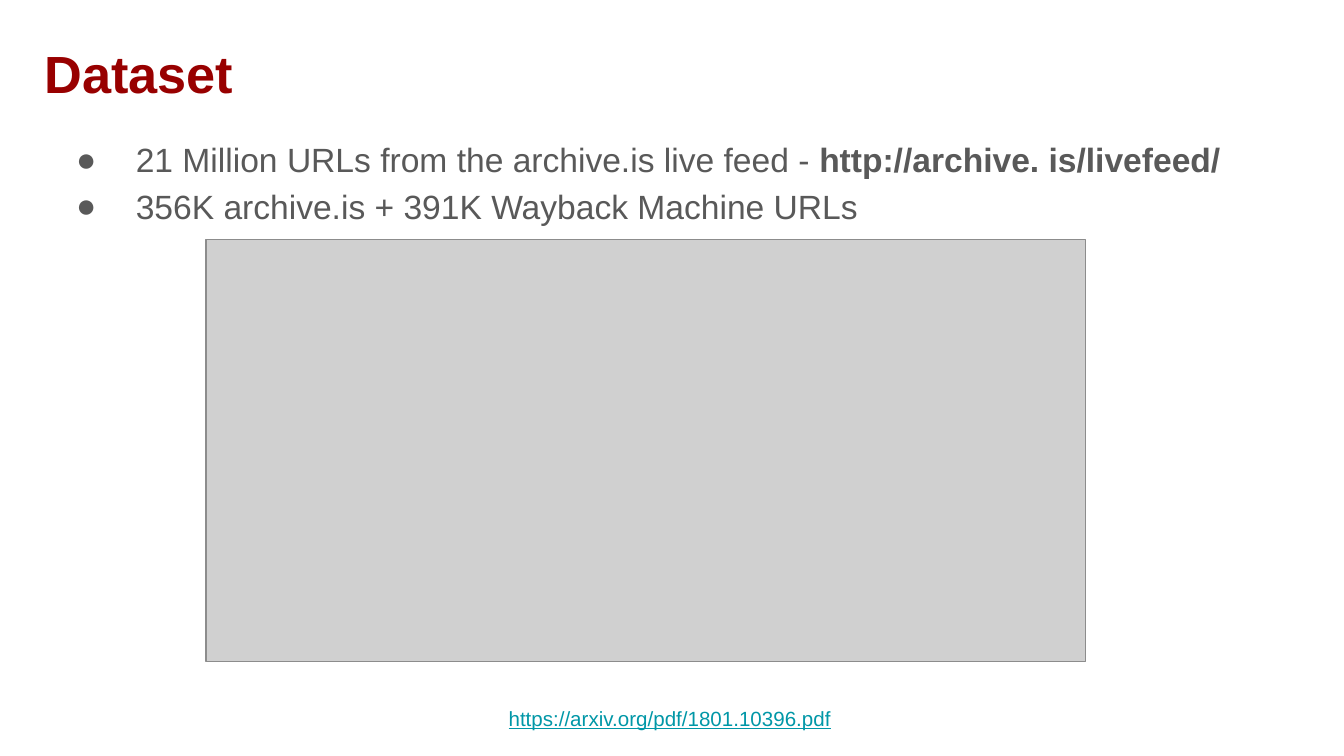
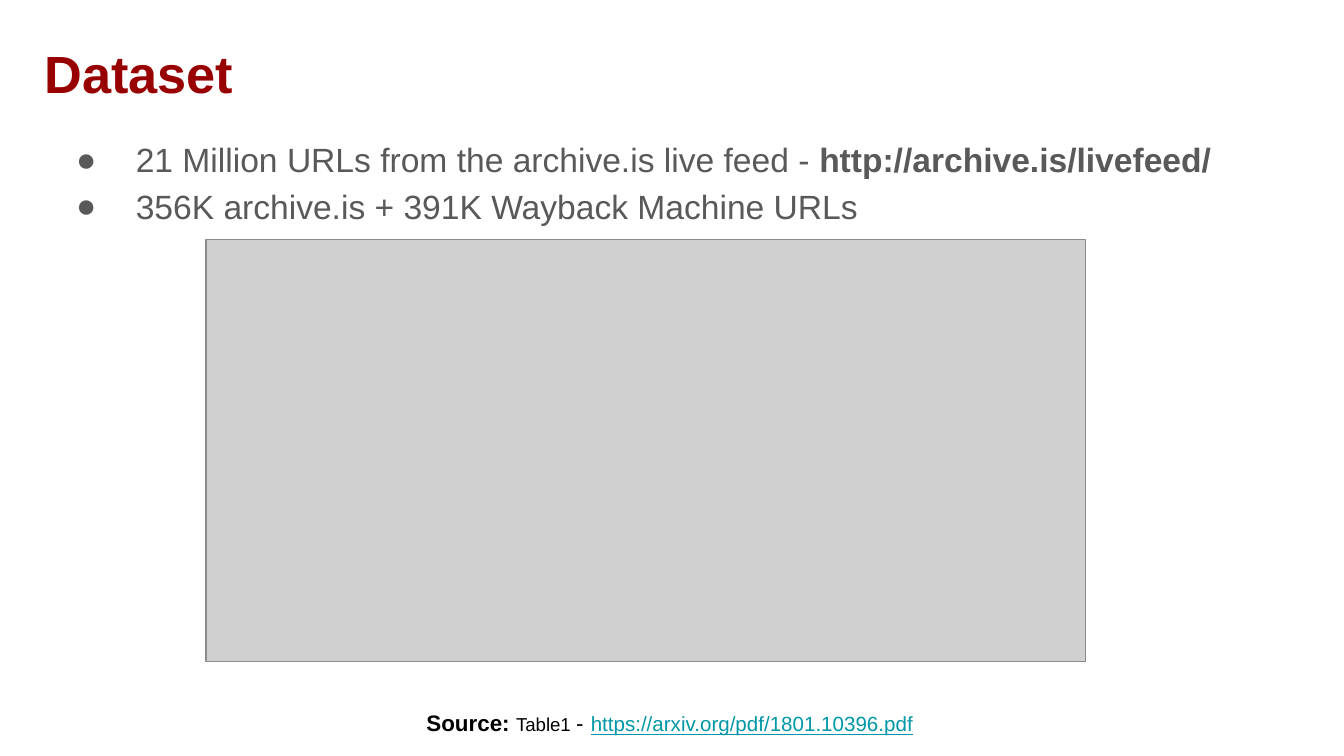
Before and after one commit to phonedude/cs895-s19, a slide deck: slide 6 of assignments/bikkasandra/week-17-presentation/UnderstandingWebArchivingServicesAndTheir(Mis)UseonSocialMedia.pptx. Drawn at 1344x756 pixels with LibreOffice and Linux fonts; fonts in the diff are those of the drawing; grey boxes stand for pictures. Boxes give left, top, right and bottom in pixels: in the first picture for what was removed or moved away, otherwise in the second. Text is boxed around its words. In the diff, an @@ line names an element or a change of style, - is before the commit and + after.

```diff
--- a/assignments/bikkasandra/week-17-presentation/UnderstandingWebArchivingServicesAndTheir(Mis)UseonSocialMedia.pptx
+++ b/assignments/bikkasandra/week-17-presentation/UnderstandingWebArchivingServicesAndTheir(Mis)UseonSocialMedia.pptx
@@ text at (136, 147, 1211, 178): spaces changed @@
-● 21 Million URLs from the archive.is live feed - http://archive. is/livefeed/
+● 21 Million URLs from the archive.is live feed - http://archive.is/livefeed/
@@ text at (426, 715, 913, 736): text changed @@
-https://arxiv.org/pdf/1801.10396.pdf
+Source: Table1 - https://arxiv.org/pdf/1801.10396.pdf
```
Also in this commit, not shown: 10 other slides changed, 1 other file.
